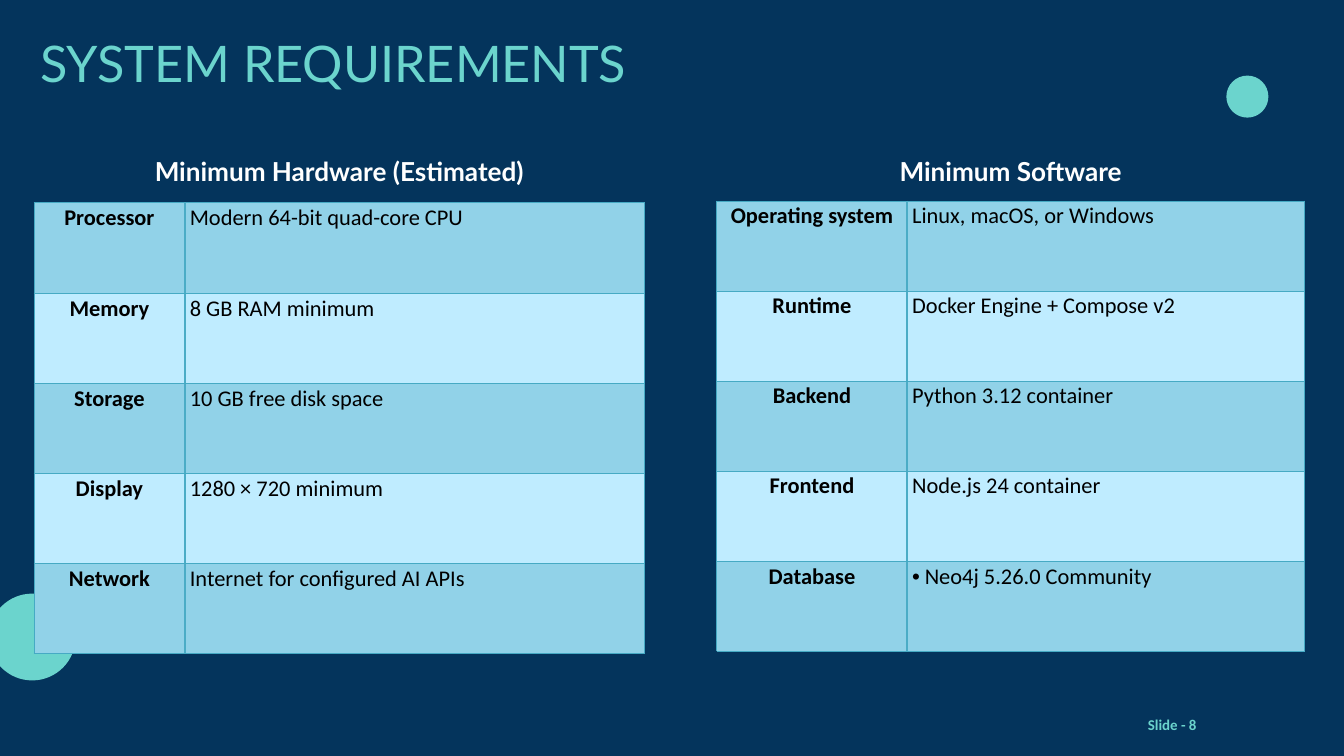
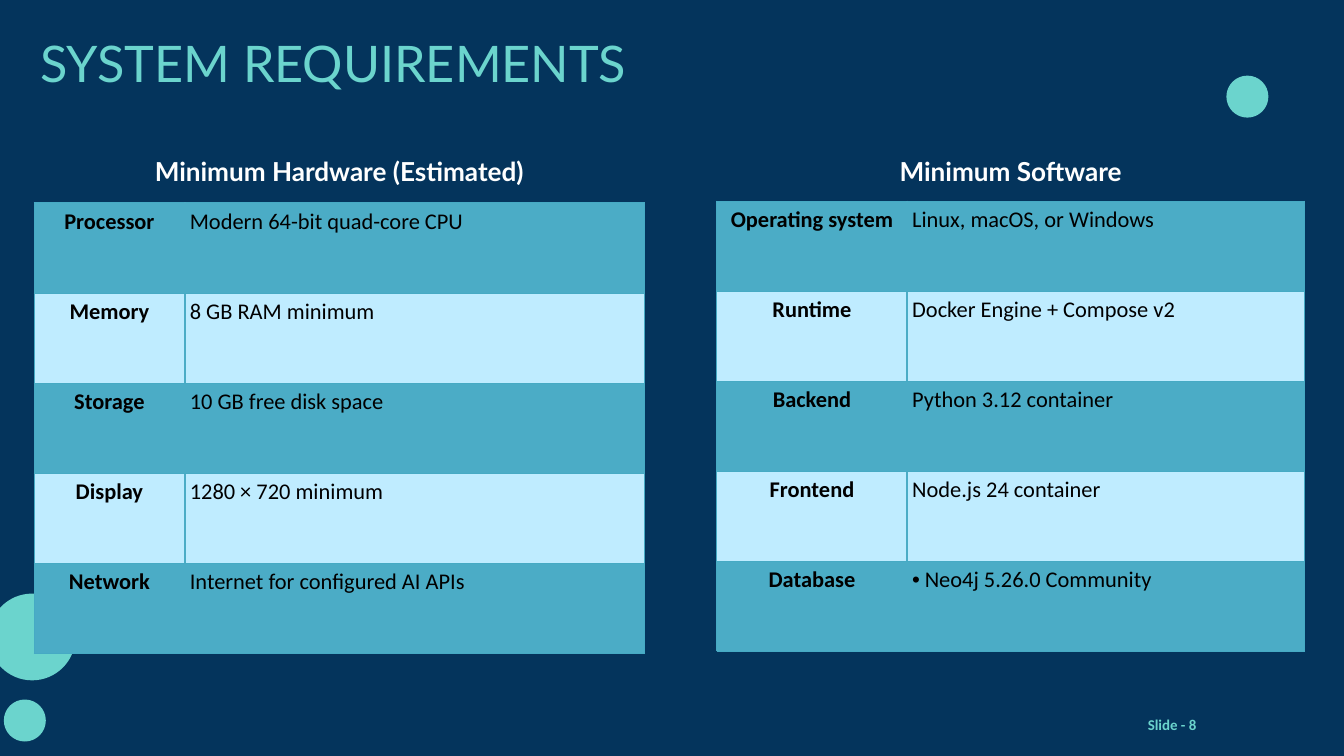
Before and after one commit to kabilan386/ai-powered-knowledge-graph-assistant, a slide deck: slide 8 of presentations/GraphRAG_Project_Viva_Template.pptx. Drawn at 1344x756 pixels with LibreOffice and Linux fonts; fonts in the diff are those of the drawing; background and template pictures are left out. Boxes give left, top, right and bottom in pixels: in the first picture for what was removed or moved away, otherwise in the second. Text is boxed around its words. In the diff, an @@ line names an element or a change of style, - is before the commit and + after.

```diff
--- a/presentations/GraphRAG_Project_Viva_Template.pptx
+++ b/presentations/GraphRAG_Project_Viva_Template.pptx
@@ table at (34, 203, 644, 654) @@
@@ fill #4BACC6 at 40% opacity to #4BACC6 in 6 cells @@
@@ fill none to #BFECFF in 4 cells @@
@@ borders changed @@
@@ table at (717, 201, 1304, 651) @@
@@ fill #4BACC6 at 40% opacity to #4BACC6 in 6 cells @@
@@ fill none to #BFECFF in 4 cells @@
@@ borders changed @@
@@ freeform shape added at (4, 700, 46, 741), fill #6BD4CD @@
```
Also in this commit, not shown: 19 other slides changed, 1 other file.
